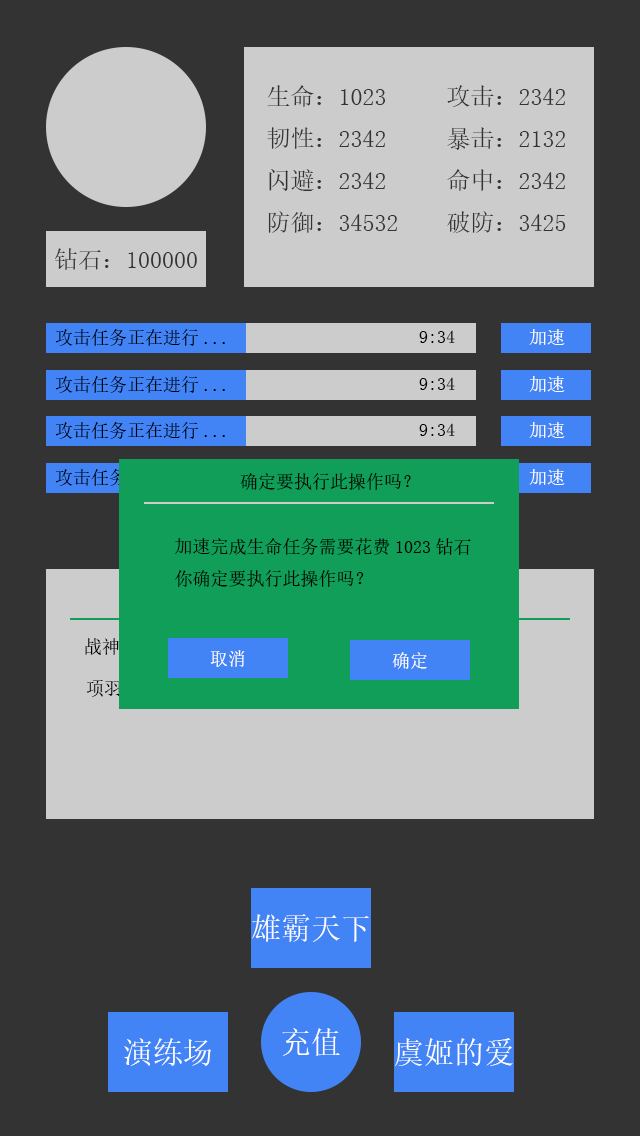
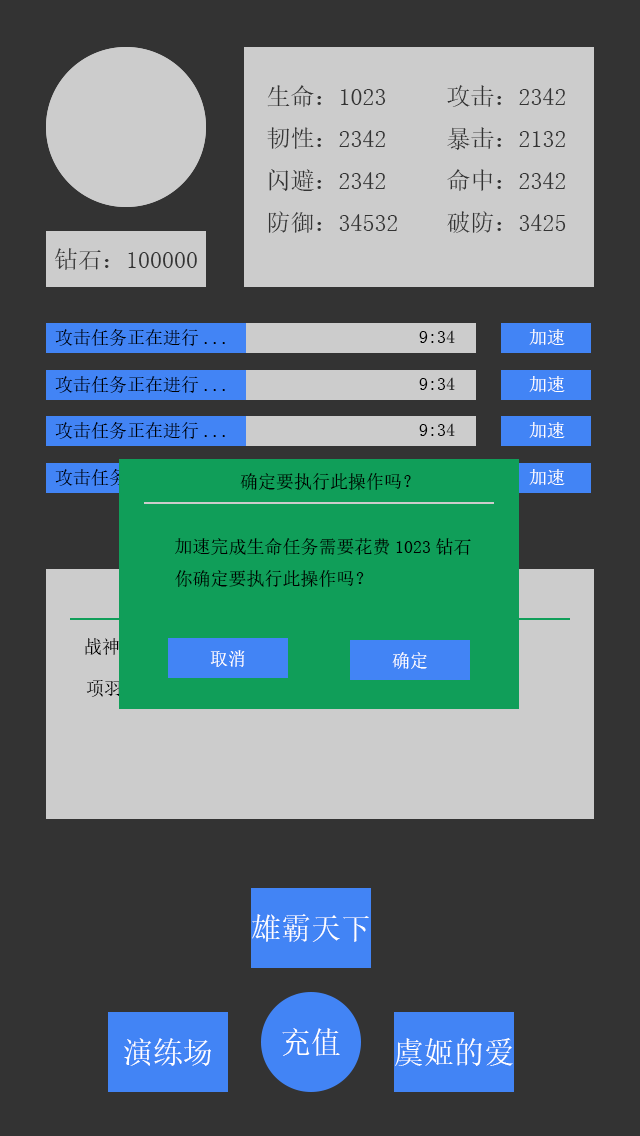
Layer changes from the first 640 x 1136 image to the second:
added layer "图层 2" in group "头部" over [46,47,206,207]
